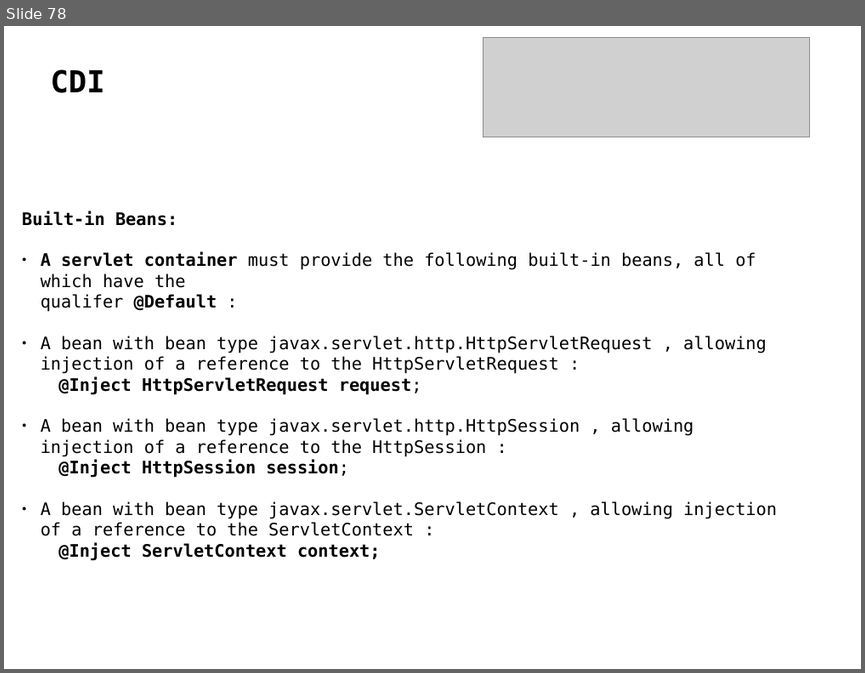
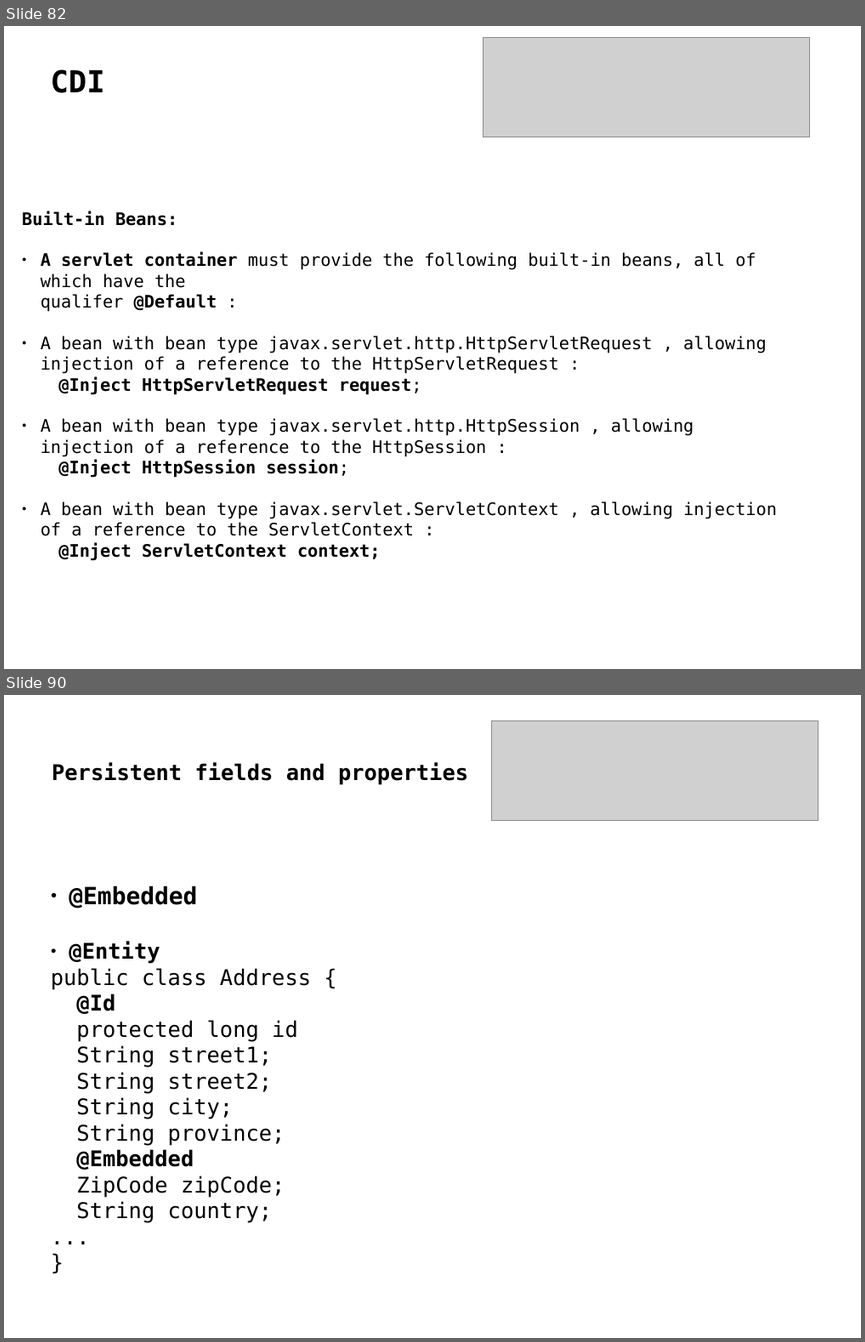
Before and after one commit to delia-popescu/javaee-demo, a slide deck: javaee7.odp. Shown one above the other, each under a label of ours: slide 78 before the commit, slides 82 and 90 after it; the slides between them are not shown. The pictures are 865x673 and 865x1342 pixels, drawn with LibreOffice and Linux fonts; fonts in the diff are those of the drawing; grey boxes stand for pictures. Boxes give left, top, right and bottom in pixels: in the first picture for what was removed or moved away, otherwise in the second. Text is boxed around its words. In the diff, an @@ line names an element or a change of style, - is before the commit and + after.

```diff
--- a/javaee7.odp
+++ b/javaee7.odp
@@ slide 90 added at (x1=4, y1=695, x2=861, y2=1338), background #FFFFFF @@
@@ picture added at (x1=492, y1=721, x2=819, y2=820) @@
@@ title added at (x1=52, y1=763, x2=468, y2=785), 20 pt, text #000000, bold @@
+Persistent fields and properties
@@ text added at (x1=51, y1=885, x2=311, y2=1223), 20 pt, text #000000 @@
+● @Embedded
+● @Entity
+public class Address {
+@Id
+protected long id
+String street1;
+String street2;
+String city;
+String province;
+@Embedded
+ZipCode zipCode;
+String country;
+...
+}
@@ what was slide 78 is now slide 82 @@
```
Also in this commit, not shown: 31 other slides added, 26 slides removed, 43 other files.
